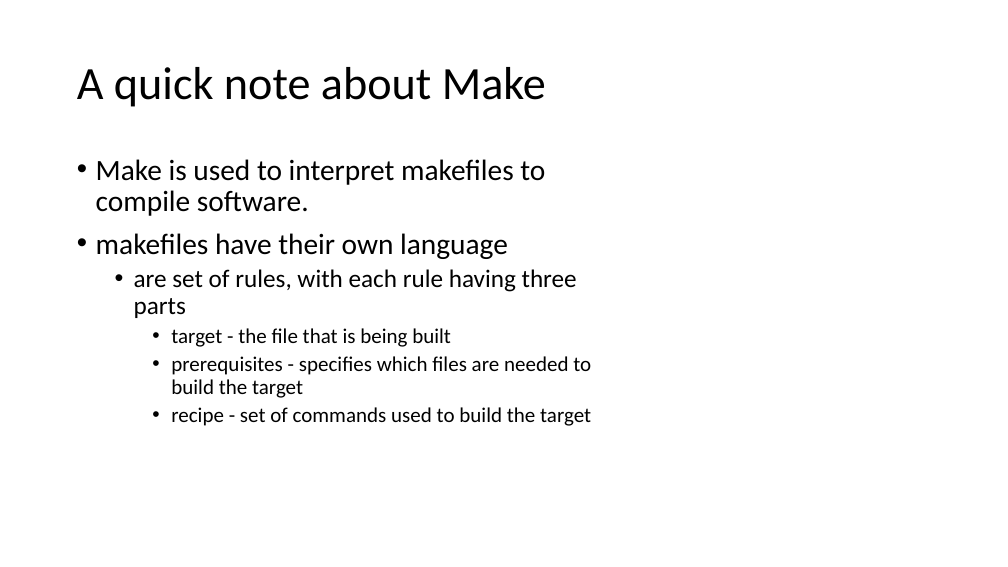
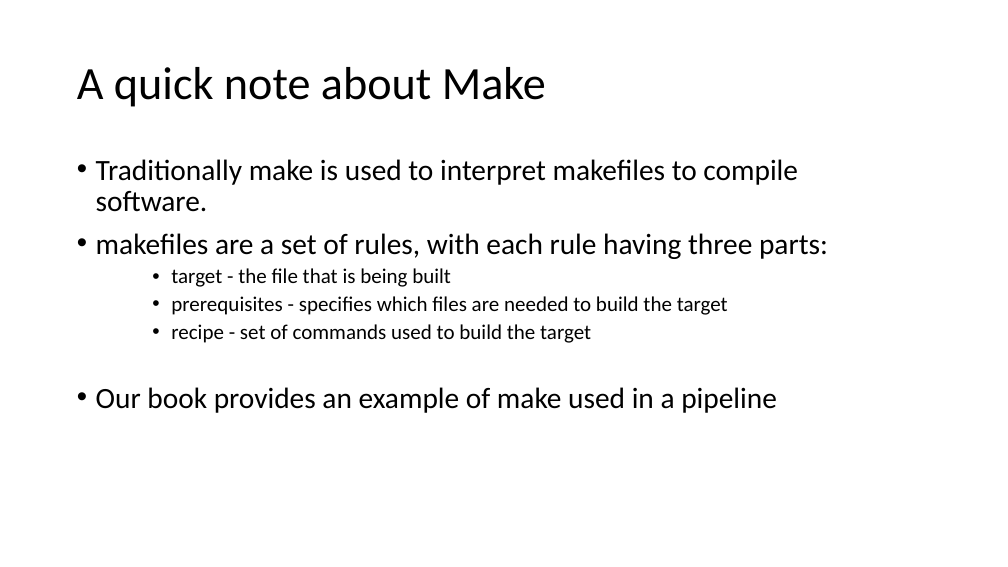
Before and after one commit to Cfernz/Chapter12-challenge, a slide deck: slide 24 of Chapter12-scripting.pptx. Drawn at 1008x567 pixels with LibreOffice and Linux fonts; fonts in the diff are those of the drawing. Boxes give left, top, right and bottom in pixels: in the first picture for what was removed or moved away, otherwise in the second. Text is boxed around its words. In the diff, an @@ line names an element or a change of style, - is before the commit and + after.

Commit message:
updated ppt

```diff
--- a/Chapter12-scripting.pptx
+++ b/Chapter12-scripting.pptx
@@ text at [96, 159, 828, 259]: text changed @@
-• Make is used to interpret makefiles to compile software.
-• makefiles have their own language
-  • are set of rules, with each rule having three parts
+• Traditionally make is used to interpret makefiles to compile software.
+• makefiles are a set of rules, with each rule having three parts:
@@ text at [96, 387, 777, 413]: paragraph added @@
+• Our book provides an example of make used in a pipeline
```
